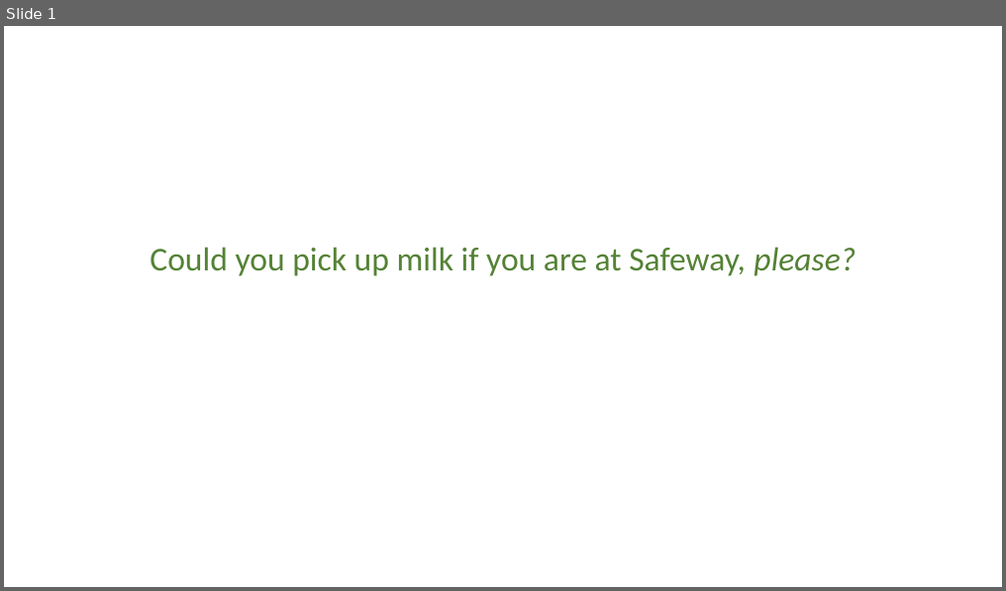
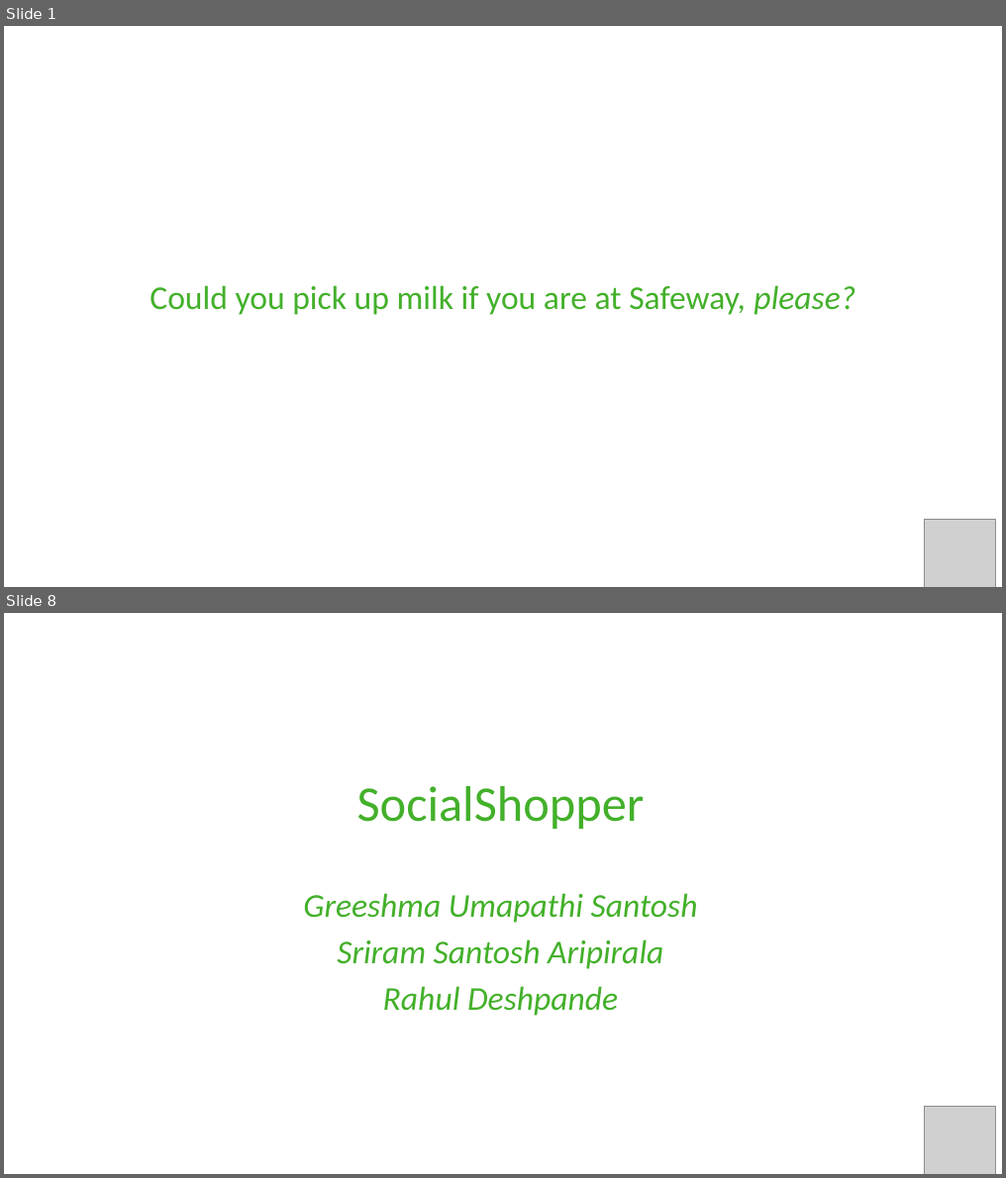
Before and after one commit to Codepath-Sep-2017-Group-16/ShopperPro, a slide deck: Presentation/Presentation.pptx. Shown one above the other, each under a label of ours: slide 1 before the commit, slides 1 and 8 after it; the slides between them are not shown. The pictures are 1006x591 and 1006x1178 pixels, drawn with LibreOffice and Linux fonts; fonts in the diff are those of the drawing; grey boxes stand for pictures. Boxes give left, top, right and bottom in pixels: in the first picture for what was removed or moved away, otherwise in the second. Text is boxed around its words. In the diff, an @@ line names an element or a change of style, - is before the commit and + after.

```diff
--- a/Presentation/Presentation.pptx
+++ b/Presentation/Presentation.pptx
@@ slide 8 added at <box>4,613,1002,1174</box>, background #FFFFFF @@
@@ subtitle added at <box>303,786,698,1016</box>, 32 pt, text #43B02A, italic @@
+SocialShopper
+Greeshma Umapathi Santosh
+Sriram Santosh Aripirala
+Rahul Deshpande
@@ picture added at <box>925,1106,996,1174</box> @@
@@ slide 1 changed as well @@
@@ subtitle "Could you pick up milk ...": place and size @@
-subtitle "Could you pick up milk ..." at <box>150,247,855,276</box>
+subtitle "Could you pick up milk ..." at <box>150,285,855,315</box>
@@ subtitle "Could you pick up milk ..." at <box>150,285,855,315</box>: text colour #548235 to #43B02A @@
@@ picture added at <box>925,519,996,587</box> @@
```
Also in this commit, not shown: 6 other slides added.
